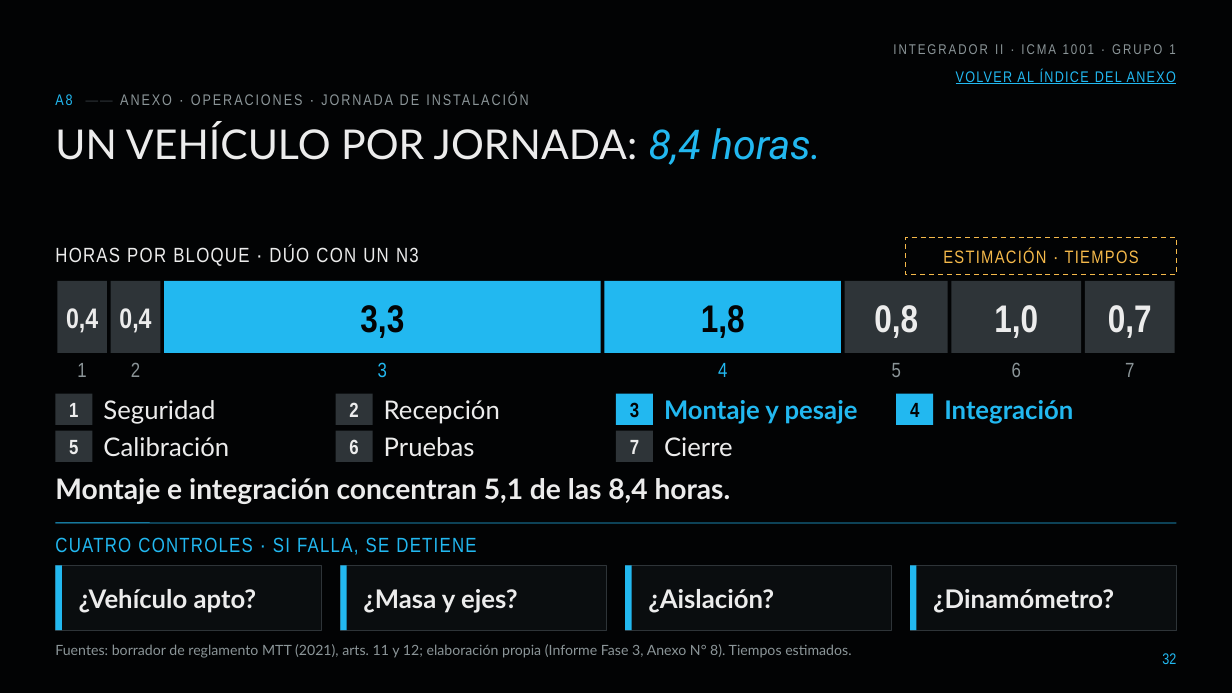
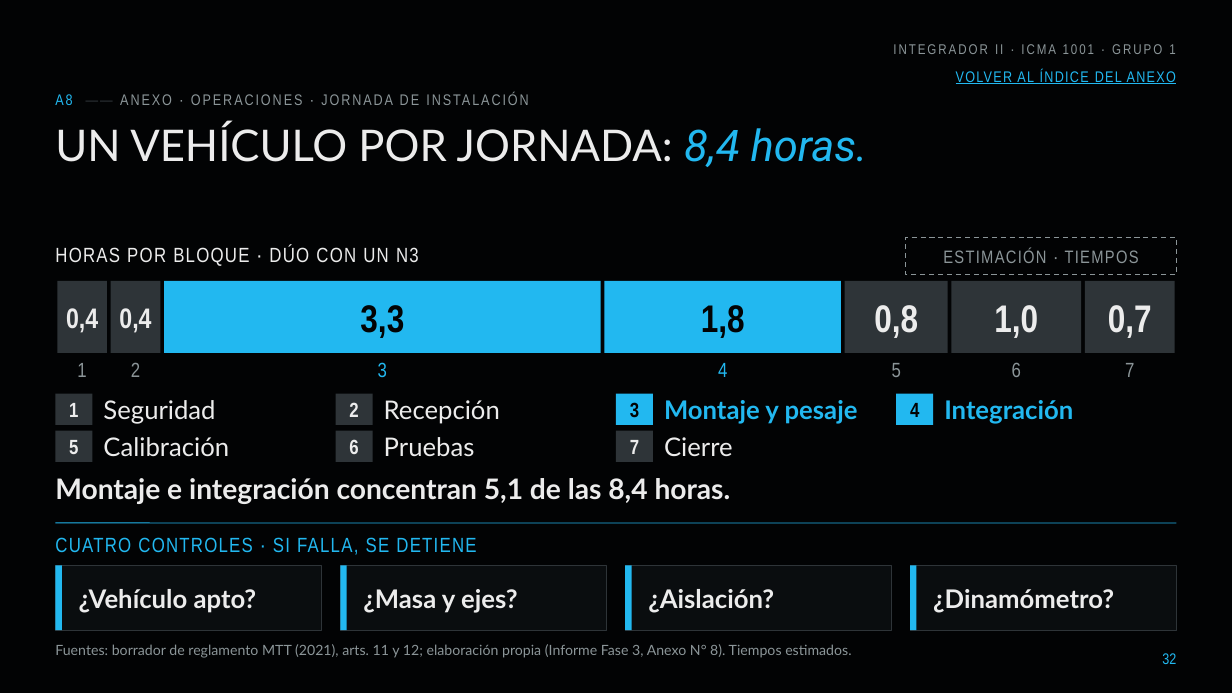
Before and after one commit to diegoaam0109-ux/lumine, a slide deck: slide 32 of fase-3/Grupo_01_LumineMotors_Fase3.pptx. Drawn at 1232x693 pixels with LibreOffice and Linux fonts; fonts in the diff are those of the drawing; background and template pictures are left out. Boxes give left, top, right and bottom in pixels: in the first picture for what was removed or moved away, otherwise in the second. Text is boxed around its words. In the diff, an @@ line names an element or a change of style, - is before the commit and + after.

```diff
--- a/fase-3/Grupo_01_LumineMotors_Fase3.pptx
+++ b/fase-3/Grupo_01_LumineMotors_Fase3.pptx
@@ title "UN VEHÍCULO POR JORNADA: 8,4 ..." at (55, 124, 868, 167): size 32 to 34 pt @@
@@ rectangle at (906, 238, 1177, 274): outline #F5B94A 1 pt dashed to #8B9598 1 pt dashed @@
@@ text "ESTIMACIÓN · TIEMPOS" at (943, 249, 1139, 263): text colour #F5B94A to #8B9598 @@
```
Also in this commit, not shown: 34 other slides changed, 20 other files.
